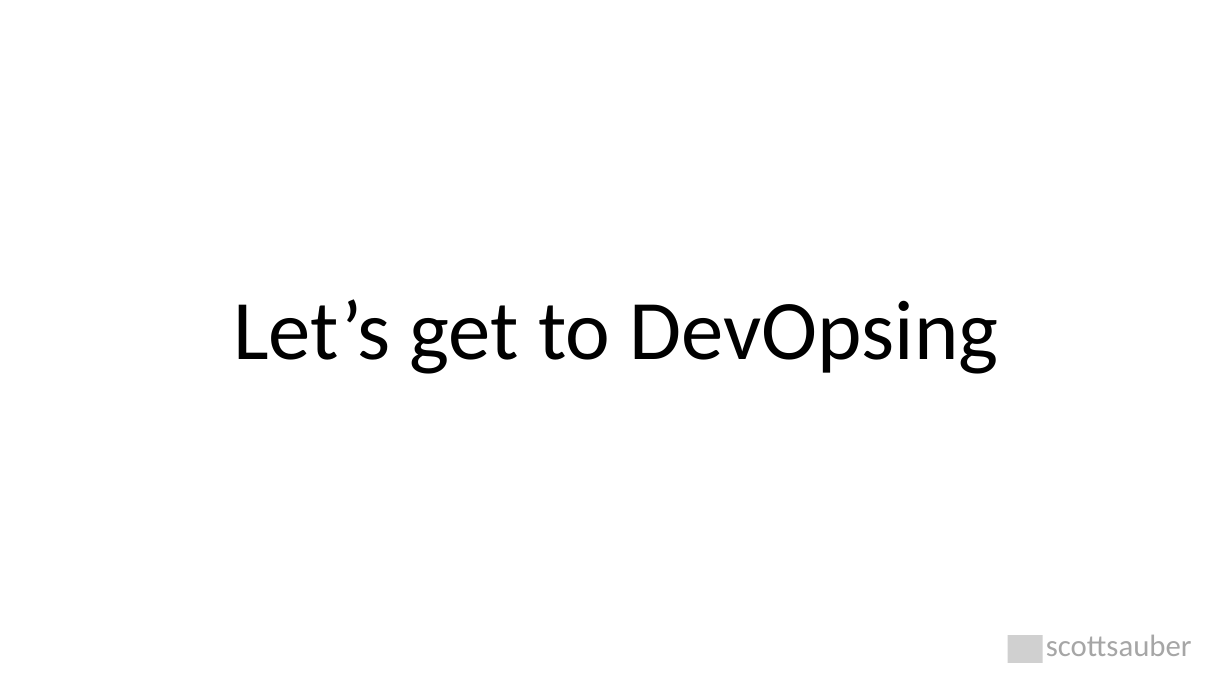
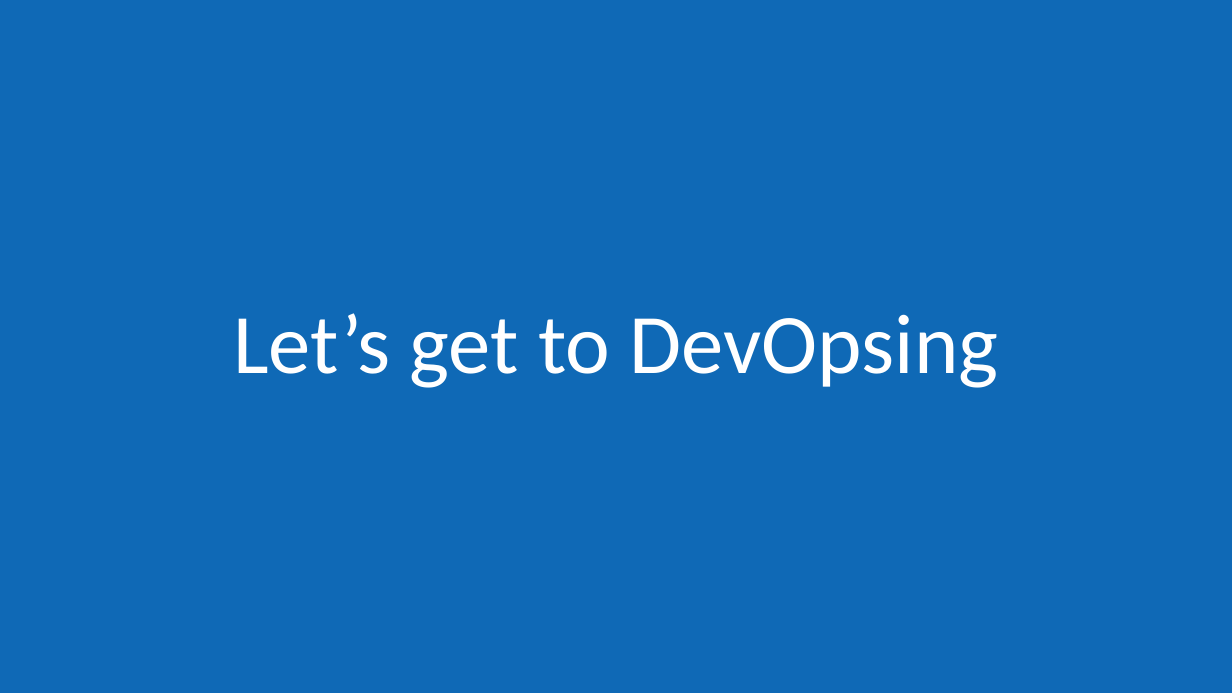
Before and after one commit to scottsauber/talks, a slide deck: slide 18 of 2022-05-11-NDCLondon-DatabaseDevOps/database-devops.pptx. Drawn at 1232x693 pixels with LibreOffice and Linux fonts; fonts in the diff are those of the drawing; grey boxes stand for pictures. Boxes give left, top, right and bottom in pixels: in the first picture for what was removed or moved away, otherwise in the second. Text is boxed around its words. In the diff, an @@ line names an element or a change of style, - is before the commit and + after.

```diff
--- a/2022-05-11-NDCLondon-DatabaseDevOps/database-devops.pptx
+++ b/2022-05-11-NDCLondon-DatabaseDevOps/database-devops.pptx
@@ rectangle added at (x1=0, y1=0, x2=1232, y2=693), fill #0F69B6 @@
@@ text "Let’s get to DevOpsing" moved from (x1=233, y1=299, x2=998, y2=374) to (x1=233, y1=313, x2=998, y2=388) @@
@@ text "Let’s get to DevOpsing" at (x1=233, y1=313, x2=998, y2=388): text colour #000000 to #FFFFFF; vertical alignment top to middle @@
@@ picture removed at (x1=1007, y1=635, x2=1043, y2=663) @@
@@ text removed at (x1=1046, y1=635, x2=1192, y2=656) @@
-scottsauber
```
Also in this commit, not shown: 9 other slides changed, 1 slide added, 1 slide removed.
